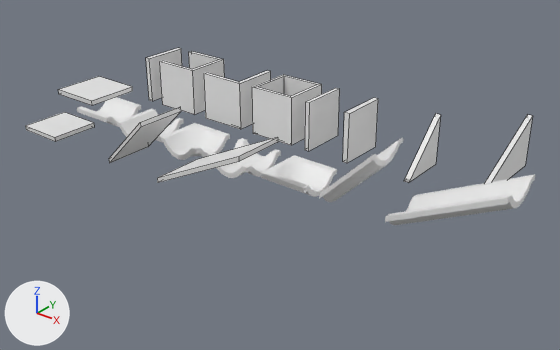
The COLLADA model game/gridmap_col.dae: old version first, new version second.
One viewpoint serves both versions: a 50 mm camera at (33.5, -33.0, 17.1) aimed at (8.1, -1.3, -2.6). Arrows for +X, +Y and +Z are at lower left; the lights stay in place. Mesh edges are drawn as thin lines on the coarser meshes.

The scene before the commit, as lines of its bpy script (objects in view):
```python
me_mesh_072 = bpy.data.meshes.new('Mesh.072')
me_mesh_072.from_pydata([(1.5, 1.5, 1.5), (1.5, -1.5, -1.5), (1.5, 1.5, -1.5), (1.2, 1.5, -1.5), (1.2, -1.5, -1.5), (1.2, 1.5, 1.5)], [], [(0, 1, 2), (3, 4, 5), (1, 0, 5, 4), (2, 1, 4, 3), (0, 2, 3, 5)])
me_mesh_080 = bpy.data.meshes.new('Mesh.080')
me_mesh_080.from_pydata(...)  # 16 vertices, 14 faces; spans x -1.5..1.5, y -1.5..1.5, z -1.5..1.5
me_mesh_084 = bpy.data.meshes.new('Mesh.084')
me_mesh_084.from_pydata(...)  # 162 vertices, 160 faces; spans x -1.5..1.5, y -1.5..1.5, z -2.55..-1.5
ob_tubejunction_col = bpy.data.objects.new('TubeJunction-col', me_mesh_084)
ob_tubejunction_col.location = (-2.0, -2.0, 0.0)
ob_wallbigslope_col = bpy.data.objects.new('WallBigSlope-col', me_mesh_072)
ob_wallbigslope_col.location = (14.0, 2.0, 0.0)
ob_wallpeninsula_col = bpy.data.objects.new('WallPeninsula-col', me_mesh_080)
ob_wallpeninsula_col.location = (-2.0, 2.0, 0.0)
# also in view: 'WallTwo-col' at (10.0, 2.0, 0.0); 'Wall-col' at (-4.7, 2.0, 0.0); 'WallCorner-col' at (2.0, 2.0, 0.0); 'WallIsland-col' at (6.0, 2.0, 0.0); 'TubeSmallSlope-col' at (19.5, -2.0, -0.5)
```
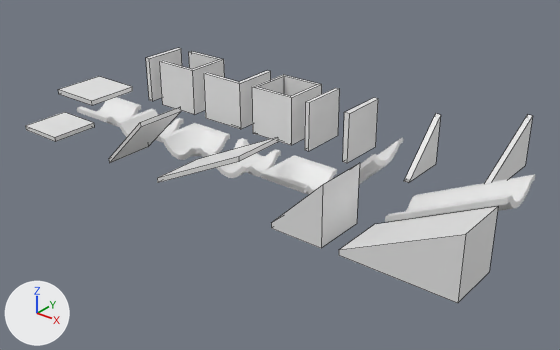
Changed parts and their boxes [x1, y1, x2, y2] in the pictures (560 x 350 px):
'FlatSmallSlopeThick-col', added
    after: [339, 206, 498, 303]
'FlatBigSlopeThick-col', added
    after: [271, 163, 360, 248]

Edits to the bpy script that builds the scene:
```text
Add me_mesh_130:
    me_mesh_130.from_pydata([(-1.5, -1.5, -1.5), (1.5, -1.5, 1.5), (1.5, 1.5, 1.5), (-1.5, 1.5, -1.5), (-1.5, 1.5, -1.8), (1.5, 1.5, -1.8), (1.5, -1.5, -1.8), (-1.5, -1.5, -1.8)], [], [(0, 1, 2, 3), (4, 5, 6, 7), (0, 3, 4, 7), (1, 0, 7, 6), (2, 1, 6, 5), (3, 2, 5, 4)])
Add me_mesh_129:
    me_mesh_129.from_pydata([(-1.5, -1.5, -1.5), (4.5, -1.5, 1.5), (4.5, 1.5, 1.5), (-1.5, 1.5, -1.5), (-1.5, 1.5, -1.8), (4.5, 1.5, -1.8), (4.5, -1.5, -1.8), (-1.5, -1.5, -1.8)], [], [(0, 1, 2, 3), (4, 5, 6, 7), (0, 3, 4, 7), (1, 0, 7, 6), (2, 1, 6, 5), (3, 2, 5, 4)])
Add ob_flatbigslopethick_col:
    ob_flatbigslopethick_col = bpy.data.objects.new('FlatBigSlopeThick-col', me_mesh_130)
    ob_flatbigslopethick_col.location = (14.0, -6.0, 0.0)
Add ob_flatsmallslopethick_col:
    ob_flatsmallslopethick_col = bpy.data.objects.new('FlatSmallSlopeThick-col', me_mesh_129)
    ob_flatsmallslopethick_col.location = (18.0, -6.0, 0.0)
```
